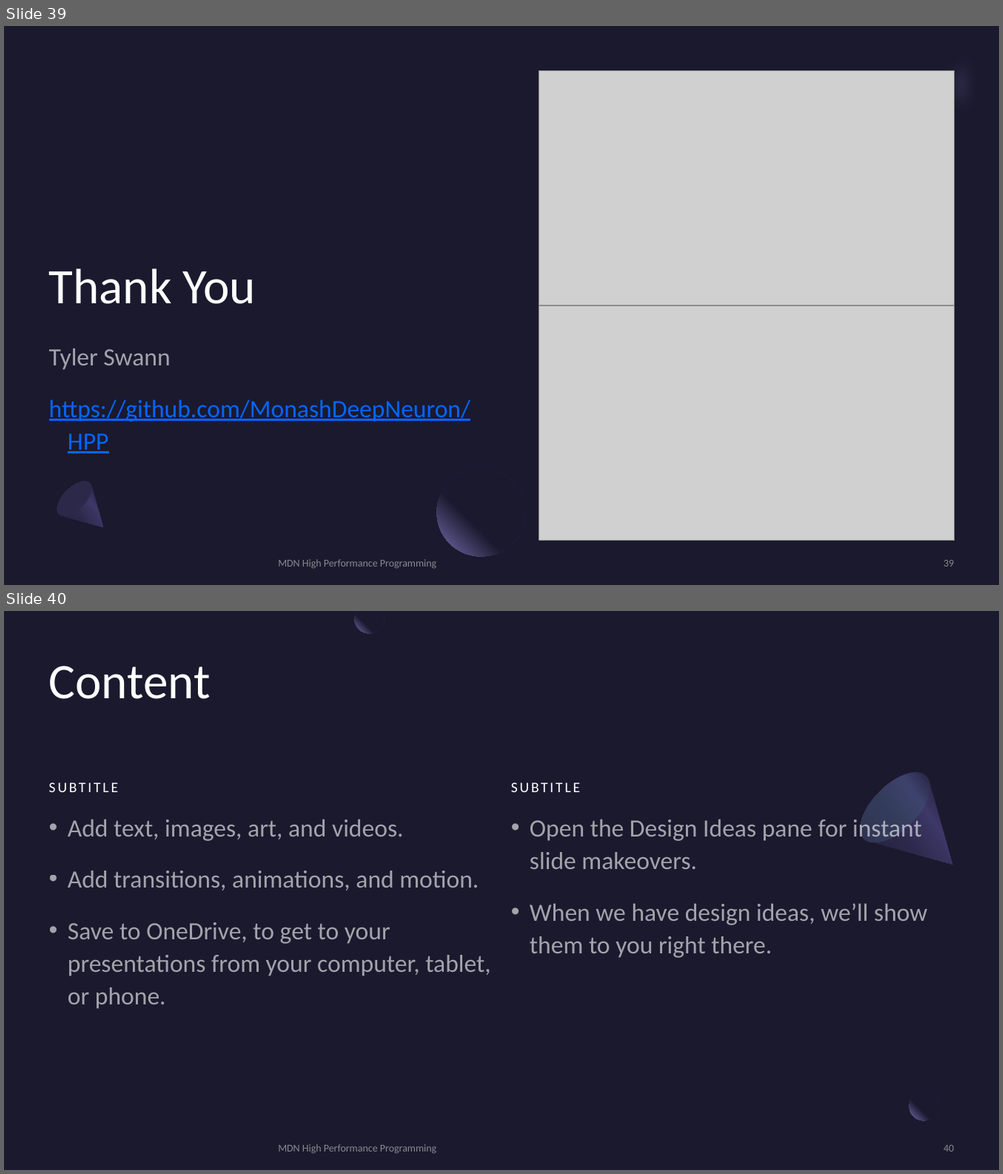
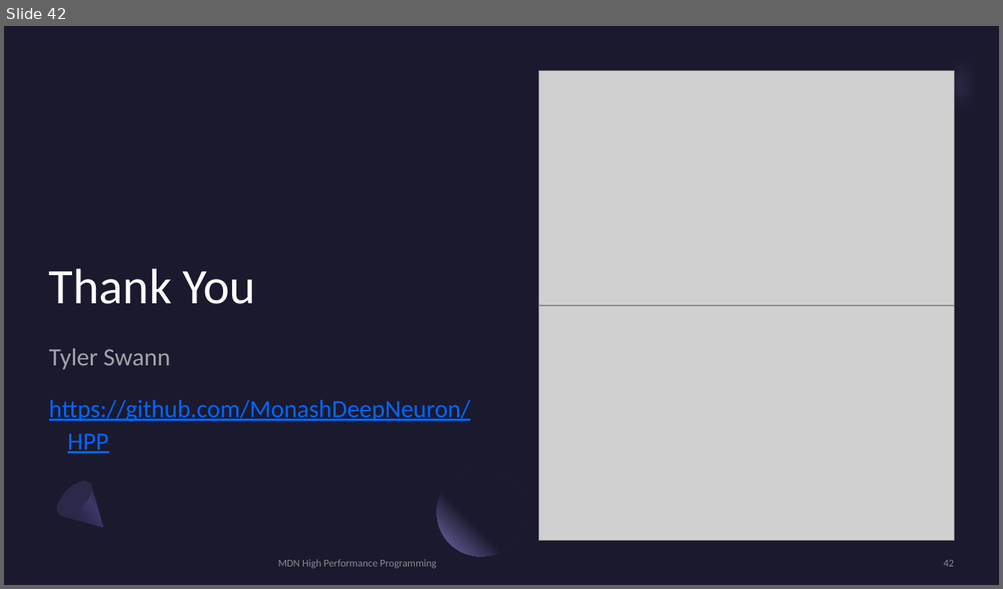
Before and after one commit to MonashDeepNeuron/HPP, a slide deck: content/part4/slides/hpp_part4.pptx. Shown one above the other, each under a label of ours: slides 39 and 40 before the commit, slide 42 after it. The pictures are 1003x1174 and 1003x589 pixels, drawn with LibreOffice and Linux fonts; fonts in the diff are those of the drawing; grey boxes stand for pictures. Boxes give left, top, right and bottom in pixels: in the first picture for what was removed or moved away, otherwise in the second. Text is boxed around its words. In the diff, an @@ line names an element or a change of style, - is before the commit and + after.

```diff
--- a/content/part4/slides/hpp_part4.pptx
+++ b/content/part4/slides/hpp_part4.pptx
@@ slide 40 removed at bbox=[4, 611, 999, 1170], background #1B192E @@
@@ freeform shape removed at bbox=[355, 611, 384, 633] @@
@@ title removed at bbox=[49, 666, 210, 699] @@
-Content
@@ freeform shape removed at bbox=[848, 760, 983, 896] @@
@@ ellipse removed at bbox=[848, 760, 942, 854] @@
@@ text removed at bbox=[49, 783, 118, 792] @@
-SUBTITLE
@@ text removed at bbox=[511, 783, 580, 792] @@
-SUBTITLE
@@ text removed at bbox=[68, 819, 490, 1009] @@
-• Add text, images, art, and videos.
-• Add transitions, animations, and motion.
-• Save to OneDrive, to get to your presentations from your computer, tablet, or phone.
@@ text removed at bbox=[529, 816, 927, 958] @@
-• Open the Design Ideas pane for instant slide makeovers.
-• When we have design ideas, we’ll show them to you right there.
@@ ellipse removed at bbox=[909, 1092, 938, 1122] @@
@@ rectangle removed at bbox=[938, 1086, 969, 1116] @@
@@ text removed at bbox=[278, 1145, 436, 1153] @@
-MDN High Performance Programming
@@ page number removed at bbox=[943, 1145, 953, 1152] @@
-40
@@ what was slide 39 is now slide 42 @@
@@ page number at bbox=[943, 560, 953, 567]: text changed @@
-39
+42
```
Also in this commit, not shown: 2 slides changed, 3 slides added, 1 other slide removed, 4 other files.
